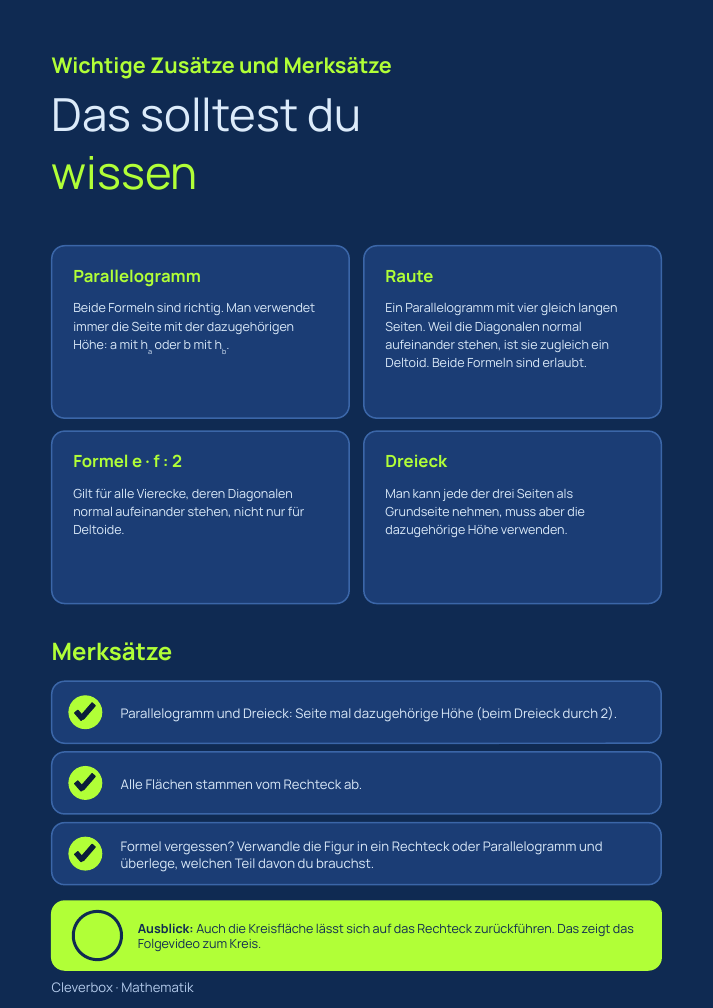
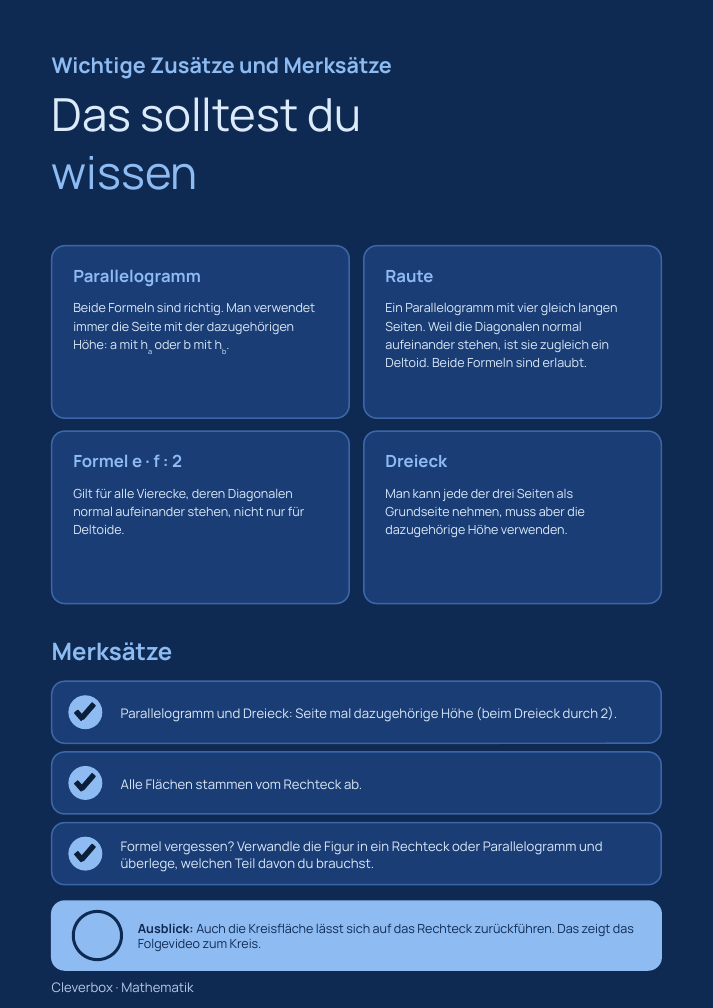
Before and after one commit to arminheske/claudecloud, a slide deck: slide 3 of videoslides/flaecheninhalt-zusammenfassung-a4.pptx. Drawn at 713x1008 pixels with LibreOffice and Linux fonts; fonts in the diff are those of the drawing. Boxes give left, top, right and bottom in pixels: in the first picture for what was removed or moved away, otherwise in the second. Text is boxed around its words. In the diff, an @@ line names an element or a change of style, - is before the commit and + after.

```diff
--- a/videoslides/flaecheninhalt-zusammenfassung-a4.pptx
+++ b/videoslides/flaecheninhalt-zusammenfassung-a4.pptx
@@ text "Das solltest du wissen" at <box>52,97,362,190</box>: text colour #B1FF37 to #8DBBF2 in "wissen" @@
@@ text colour #B1FF37 to #8DBBF2 in 6 elements at <box>52,57,392,79</box>, <box>73,269,201,286</box>, <box>385,270,433,282</box>, <box>73,454,182,467</box>, <box>385,455,447,467</box>, <box>52,642,173,661</box> @@
@@ fill #B1FF37 to #8DBBF2; outline #B1FF37 1 pt to #8DBBF2 1 pt in 3 elements at <box>69,696,102,729</box>, <box>69,766,102,799</box>, <box>69,837,102,870</box> @@
@@ rounded rectangle at <box>52,901,661,970</box>: fill #B1FF37 to #8DBBF2; outline #B1FF37 1.25 pt to #8DBBF2 1.25 pt @@
@@ ellipse at <box>73,911,122,960</box>: fill #B1FF37 to #8DBBF2 @@
```
Also in this commit, not shown: 2 other slides changed.
